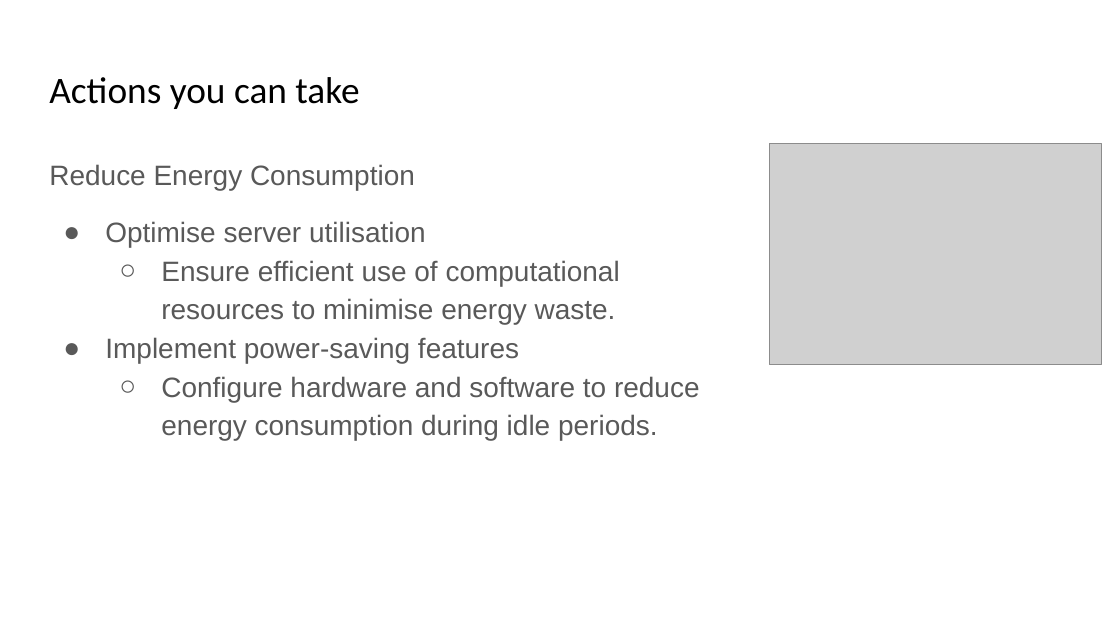
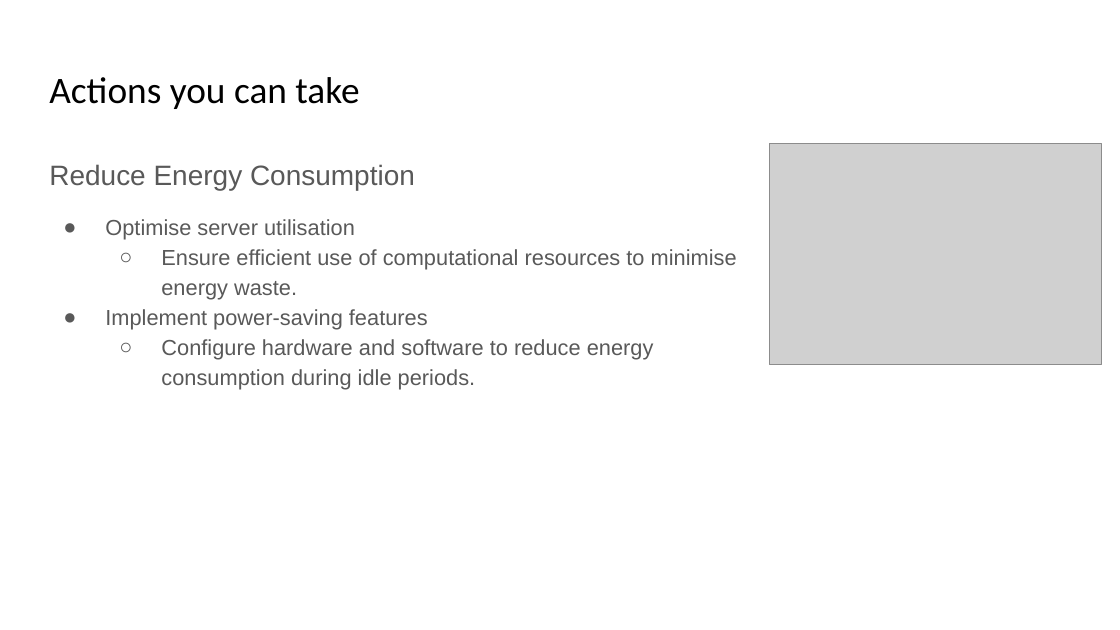
Before and after one commit to ncasuk/ncas-isc, a slide deck: slide 6 of working_practices/Introduction_to_Net_Zero.pptx (slide 5 before the commit). Drawn at 1120x630 pixels with LibreOffice and Linux fonts; fonts in the diff are those of the drawing; grey boxes stand for pictures; background and template pictures are left out. Boxes give left, top, right and bottom in pixels: in the first picture for what was removed or moved away, otherwise in the second. Text is boxed around its words. In the diff, an @@ line names an element or a change of style, - is before the commit and + after.

Commit message:
Added JASMIN power usage slide

```diff
--- a/working_practices/Introduction_to_Net_Zero.pptx
+++ b/working_practices/Introduction_to_Net_Zero.pptx
@@ text at [105, 219, 737, 390]: size 18 to 14 pt in "Optimise server utilisation", "Ensure efficient use of computational resources to ...", "Implement power-saving features", "Configure hardware and software to reduce energy ..." @@
```
Also in this commit, not shown: 1 other slide changed, 2 slides added.
